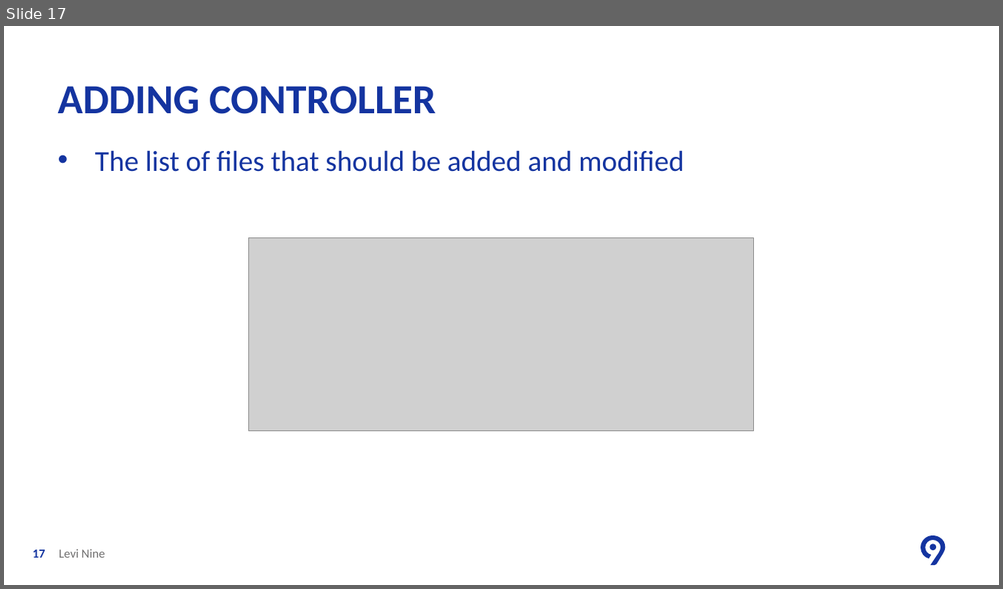
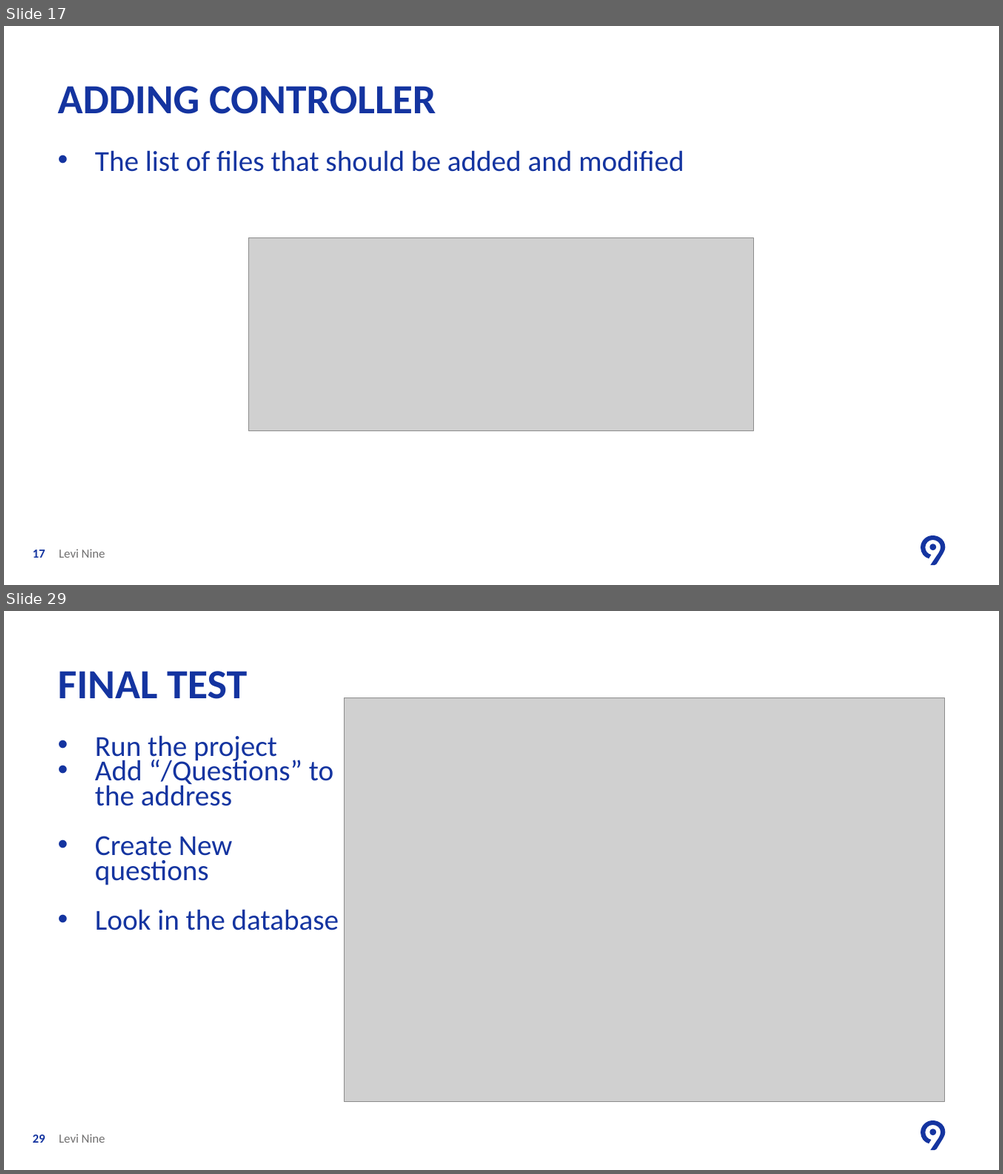
Before and after one commit to ancasturza/PracticaAC2018, a slide deck: PPT/L1/Lesson One Create Web Application.pptx. Shown one above the other, each under a label of ours: slide 17 before the commit, slides 17 and 29 after it; the slides between them are not shown. The pictures are 1003x589 and 1003x1174 pixels, drawn with LibreOffice and Linux fonts; fonts in the diff are those of the drawing; grey boxes stand for pictures; background and template pictures are left out. Boxes give left, top, right and bottom in pixels: in the first picture for what was removed or moved away, otherwise in the second. Text is boxed around its words. In the diff, an @@ line names an element or a change of style, - is before the commit and + after.

```diff
--- a/PPT/L1/Lesson One Create Web Application.pptx
+++ b/PPT/L1/Lesson One Create Web Application.pptx
@@ slide 29 added at bbox=[4, 611, 999, 1170], background #FFFFFF; not listed: 2 template elements that a slide beside it also shows @@
@@ title added at bbox=[58, 671, 247, 699], 40 pt, text #1434A0, bold @@
+FINAL TEST
@@ picture added at bbox=[344, 698, 944, 1102] @@
@@ text added at bbox=[95, 735, 338, 931], 28 pt, text #1434A0 @@
+• Run the project
+• Add “/Questions” to the address
+• Create New questions
+• Look in the database
@@ page number added at bbox=[33, 1135, 45, 1143], 12 pt, text #1434A0, bold @@
+29
@@ text added at bbox=[59, 1134, 105, 1143], 12 pt, text #706F6F @@
+Levi Nine
```
Also in this commit, not shown: 1 slide changed, 11 other slides added, 4 other files.
